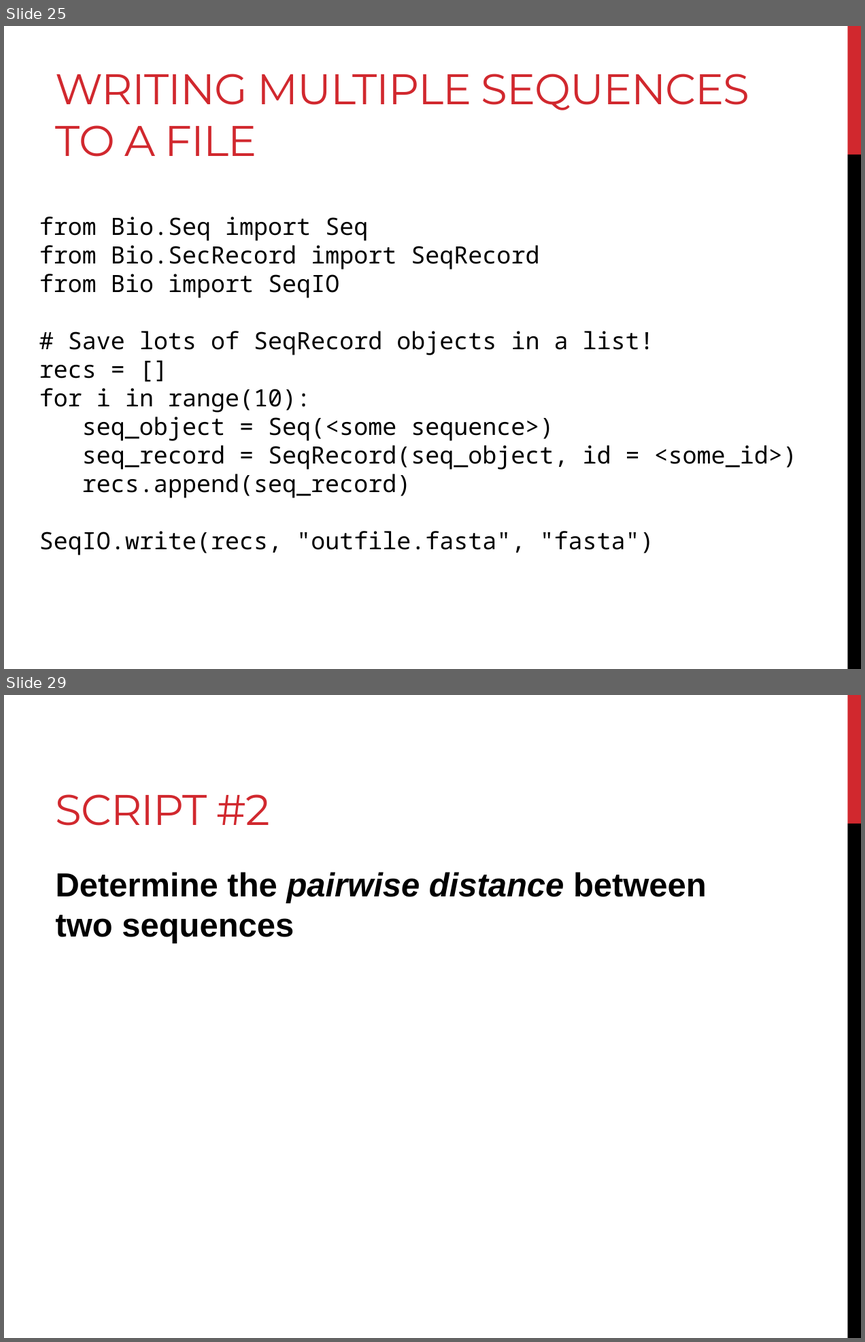
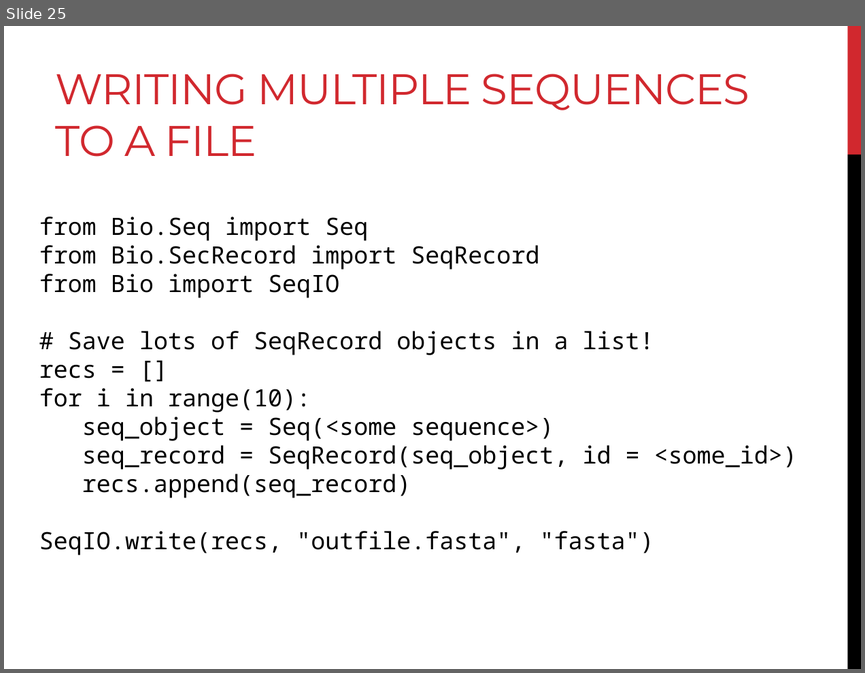
Before and after one commit to BjornFJohansson/ccbb_bigdata2015_python, a slide deck: slides/slides_biopython.pptx. Shown one above the other, each under a label of ours: slides 25 and 29 before the commit, slide 25 after it; the slides between them are not shown. The pictures are 865x1342 and 865x673 pixels, drawn with LibreOffice and Linux fonts; fonts in the diff are those of the drawing. Boxes give left, top, right and bottom in pixels: in the first picture for what was removed or moved away, otherwise in the second. Text is boxed around its words. In the diff, an @@ line names an element or a change of style, - is before the commit and + after.

Commit message:
biopython slides no longer have scripting

```diff
--- a/slides/slides_biopython.pptx
+++ b/slides/slides_biopython.pptx
@@ slide 29 removed at box(4, 695, 861, 1338), background #FFFFFF; not listed: 2 template elements that a slide beside it also shows @@
@@ title removed at box(56, 794, 271, 826) @@
-SCRIPT #2
@@ text removed at box(56, 872, 706, 943) @@
-Determine the pairwise distance between two sequences
```
Also in this commit, not shown: 8 other slides removed, 1 other file.
